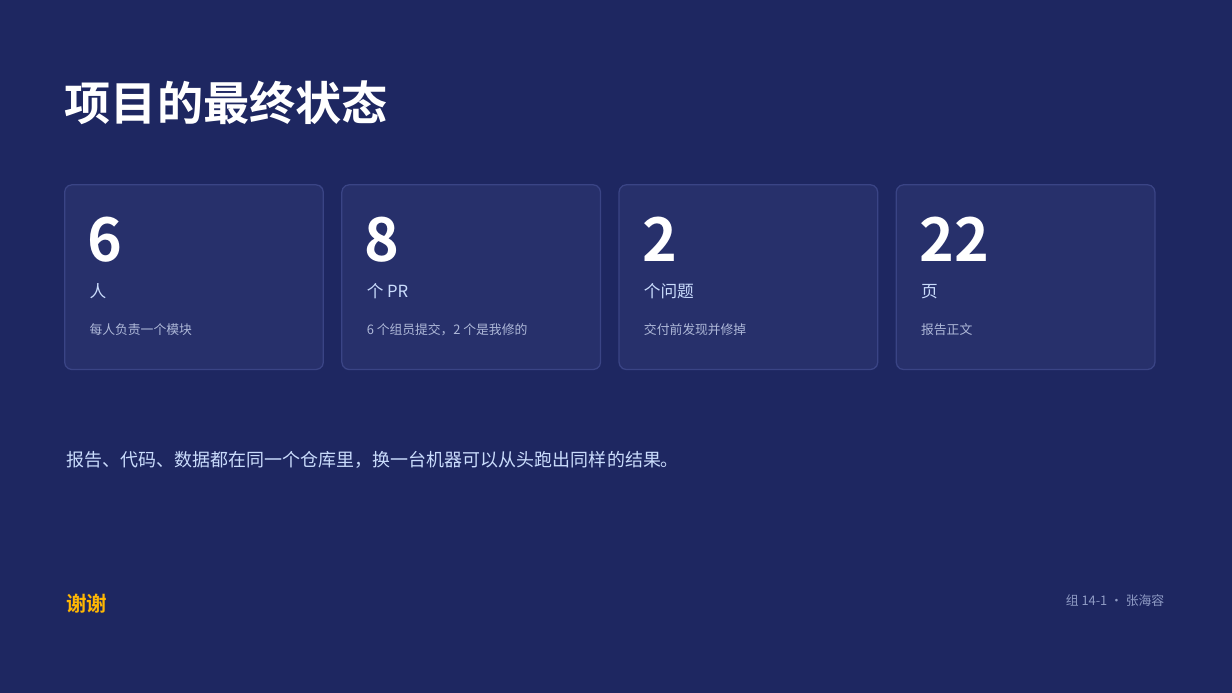
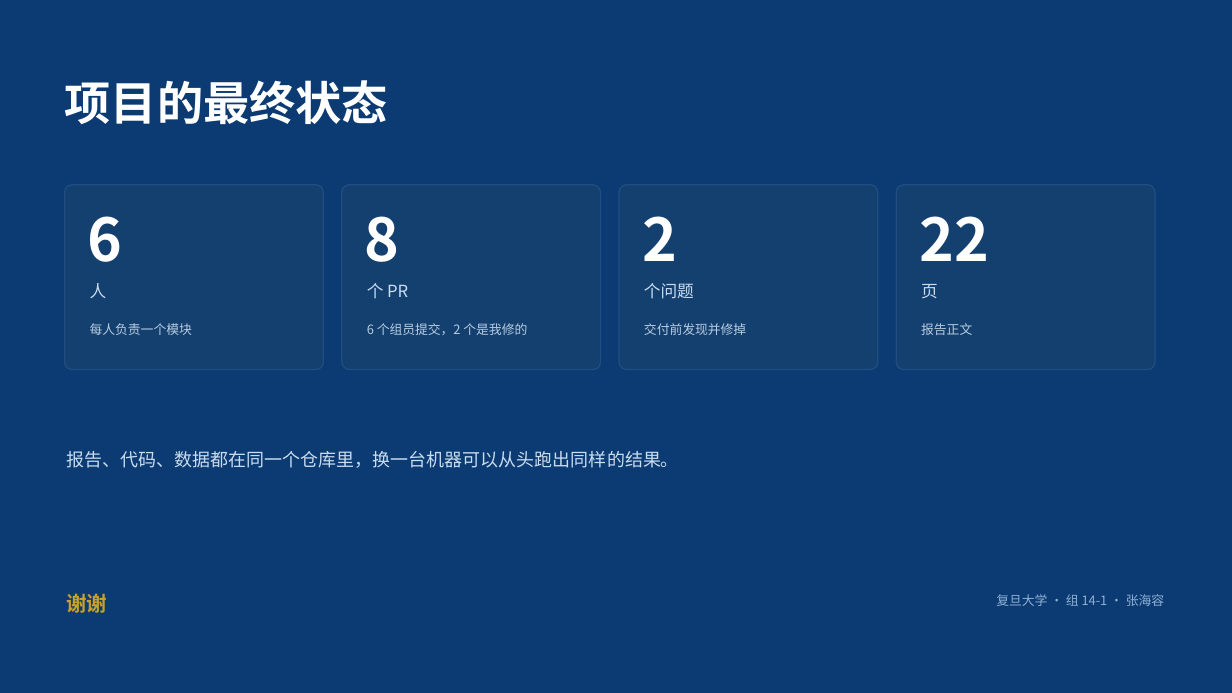
Before and after one commit to HRzhangStat/camera-calibration, a slide deck: slide 11 of 组14-1-组长贡献.pptx. Drawn at 1232x693 pixels with LibreOffice and Linux fonts; fonts in the diff are those of the drawing. Boxes give left, top, right and bottom in pixels: in the first picture for what was removed or moved away, otherwise in the second. Text is boxed around its words. In the diff, an @@ line names an element or a change of style, - is before the commit and + after.

```diff
--- a/组14-1-组长贡献.pptx
+++ b/组14-1-组长贡献.pptx
@@ background #1E2761 to #0B3B72 @@
@@ fill #27306B to #14406F; outline #3A4485 1 pt to #1E4E82 1 pt in 4 elements at bbox=[65, 185, 323, 370], bbox=[342, 185, 601, 370], bbox=[619, 185, 878, 370], bbox=[897, 185, 1155, 370] @@
@@ text colour #AEB8D8 to #B7CCE2 in 4 elements at bbox=[90, 323, 192, 335], bbox=[367, 323, 527, 335], bbox=[644, 323, 746, 335], bbox=[921, 323, 972, 335] @@
@@ text colour #CADCFC to #C9DCF0 in 5 elements at bbox=[90, 283, 107, 298], bbox=[367, 283, 408, 299], bbox=[644, 283, 694, 299], bbox=[921, 284, 938, 298], bbox=[66, 451, 678, 468] @@
@@ text "谢谢" at bbox=[66, 594, 107, 613]: text colour #FFB703 to #C9A227 @@
@@ text at bbox=[996, 594, 1164, 606]: text changed; text colour #8F9BC4 to #8FB0D4 @@
-组 14-1 · 张海容
+复旦大学 · 组 14-1 · 张海容
```
Also in this commit, not shown: 10 other slides changed.
